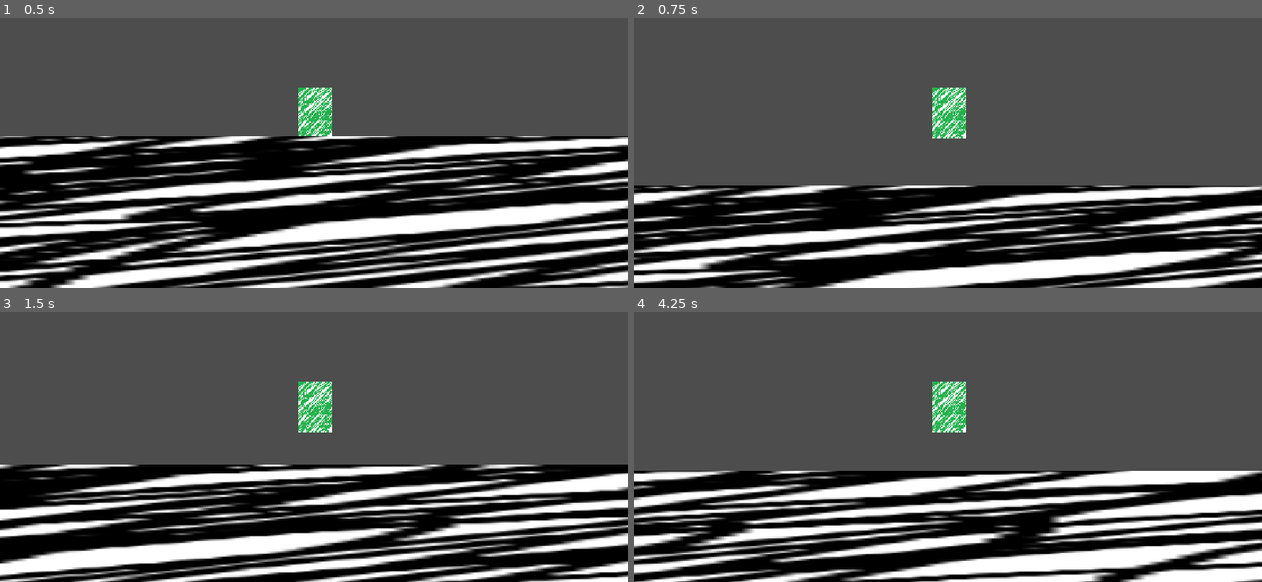
Above: before the commit, frames 1-4 (two rows, left to right).
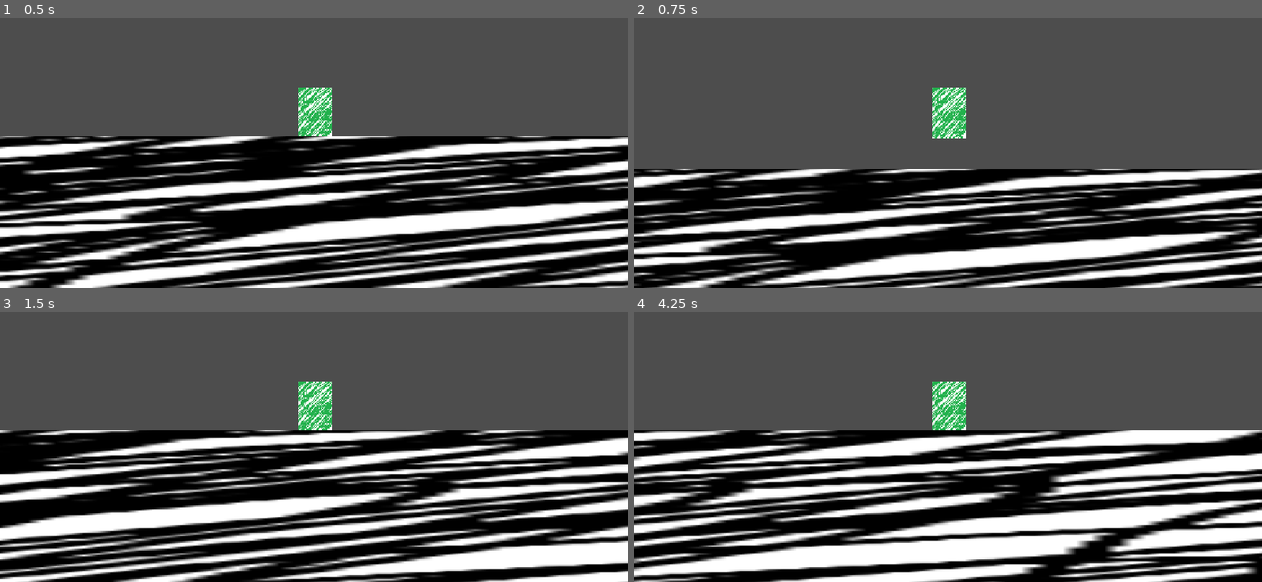
Above: after the commit, the same moments.

Repository: tanlanman123/bluecell
Game: Godot game, scene res://scenes/node_2d.tscn
The game is run twice, just before and just after one commit, with the same random seed, the same clock (stepped at 60 frames per second) and the same inputs.
Inputs:
- Up to frame 1 (0.5 s): no input
- Up to frame 2 (0.75 s): tap Enter (ui_accept) at 0.5 s; hold Right (ui_right) from 0.53 s (still down); tap Z (press_z) at 0.6 s
- Up to frame 3 (1.5 s): keep holding Right (ui_right); tap Enter (ui_accept) at 0.77, 0.8, 1.07, 1.35 s
- Up to frame 4 (4.25 s): tap Enter (ui_accept) at 1.52, 1.82, 2.3, 3.02, 3.32, 3.6, 3.77, 4.07 s; tap Z (press_z) at 1.55, 2.1, 2.85 s; release Right (ui_right) at 2.03 s; hold Left (ui_left) 2.03-2.78 s; hold Right (ui_right) from 2.78 s (still down)

Frame 1 is identical in both runs. In frame 2, 31% of the frame differs, in the area x 0-100%, y 55-100%; in frame 3, 44%; in frame 4, 44%, in the area x 0-100%, y 43-100%.

Commit message:
you can now cut jump

Diff:
--- a/project.godot
+++ b/project.godot
@@ -12,7 +12,7 @@
 
 config/name="bluecell"
 run/main_scene="uid://coevnjbh42xg"
-config/features=PackedStringArray("4.6", "Forward Plus")
+config/features=PackedStringArray("4.7", "Forward Plus")
 
 [display]
 
--- a/scenes/enemy.tscn
+++ b/scenes/enemy.tscn
@@ -1,34 +1,6 @@
 [gd_scene format=3 uid="uid://dmqsldlk1yup6"]
 
 [ext_resource type="Texture2D" uid="uid://cvx837hhb2k23" path="res://assets/enemy placeholder.png" id="1_7p1mj"]
-
-[sub_resource type="GDScript" id="GDScript_0hol4"]
-script/source = "extends CharacterBody2D
-
-
-const SPEED = 150.0
-const JUMP_VELOCITY = -200.0
-
-
-func _physics_process(delta: float) -> void:
-	# Add the gravity.
-	if not is_on_floor():
-		velocity += get_gravity() * delta
-
-	# Handle jump.
-	if Input.is_action_just_pressed(\"ui_accept\") and is_on_floor():
-		velocity.y = JUMP_VELOCITY
-
-	# Get the input direction and handle the movement/deceleration.
-	# As good practice, you should replace UI actions with custom gameplay actions.
-	var direction := Input.get_axis(\"ui_left\", \"ui_right\")
-	if direction:
-		velocity.x = direction * SPEED
-	else:
-		velocity.x = move_toward(velocity.x, 0, SPEED)
-
-	move_and_slide()
-"
 
 [sub_resource type="RectangleShape2D" id="RectangleShape2D_og2xu"]
 size = Vector2(119.27272, 208.35556)
@@ -37,7 +9,6 @@
 radius = 600.0
 
 [node name="Enemy" type="CharacterBody2D" unique_id=1010637737]
-script = SubResource("GDScript_0hol4")
 
 [node name="placeholer" type="Sprite2D" parent="." unique_id=1065366453]
 scale = Vector2(0.53598595, 0.5000689)
--- a/scripts/player.gd
+++ b/scripts/player.gd
@@ -1,9 +1,8 @@
 extends CharacterBody2D
 
 
-const SPEED = 250.0
-const JUMP_VELOCITY = -300.0
-
+var SPEED = 250.0
+var JUMP_VELOCITY = -500.0
 
 func _physics_process(delta: float) -> void:
 	# Add the gravity.
@@ -11,11 +10,12 @@
 		velocity += get_gravity() * delta
 
 	# Handle jump.
-	if Input.is_action_just_pressed("ui_accept") and is_on_floor():
+	if Input.is_action_just_pressed("press_z") and is_on_floor():
 		velocity.y = JUMP_VELOCITY
+	if Input.is_action_just_released("press_z") and velocity.y < 0.0:
+		velocity.y = 0
 
 	# Get the input direction and handle the movement/deceleration.
-	# As good practice, you should replace UI actions with custom gameplay actions.
 	var direction := Input.get_axis("ui_left", "ui_right")
 	if direction:
 		velocity.x = direction * SPEED
